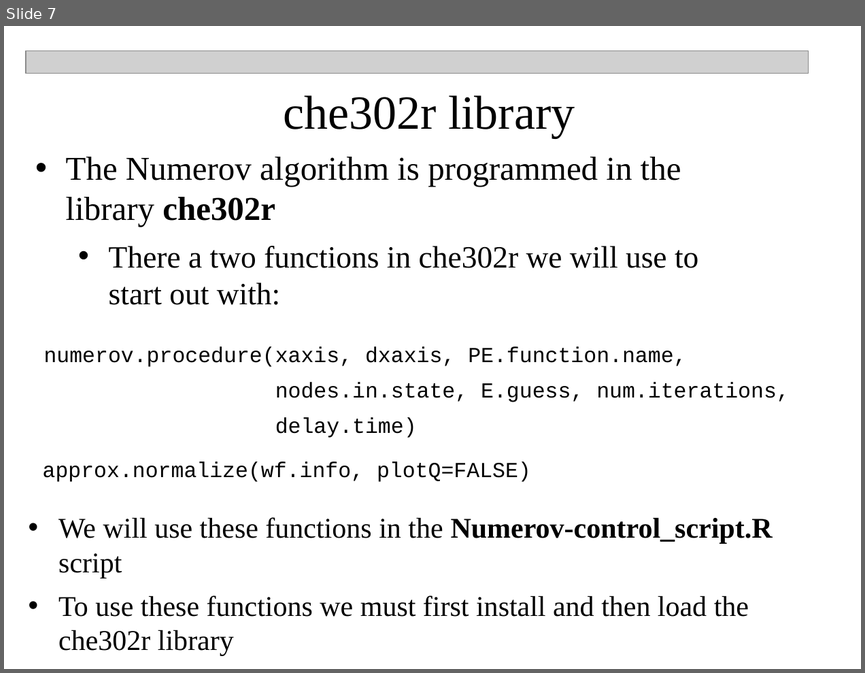
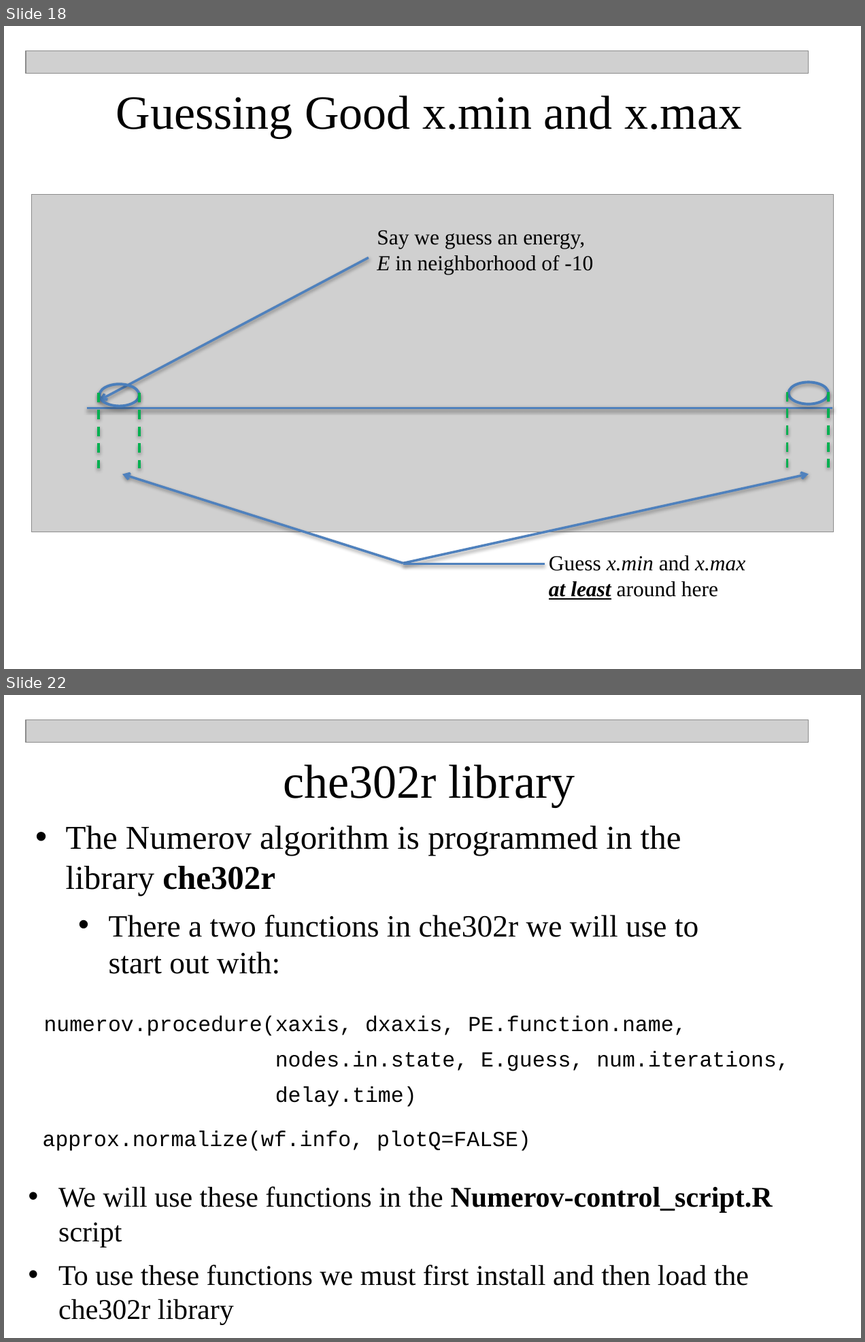
Before and after one commit to npetraco/CHE302, a slide deck: Laboratories/Lab2/Numerov_Workshop.pptx. Shown one above the other, each under a label of ours: slide 7 before the commit, slides 18 and 22 after it; the slides between them are not shown. The pictures are 865x673 and 865x1342 pixels, drawn with LibreOffice and Linux fonts; fonts in the diff are those of the drawing; grey boxes stand for pictures. Boxes give left, top, right and bottom in pixels: in the first picture for what was removed or moved away, otherwise in the second. Text is boxed around its words. In the diff, an @@ line names an element or a change of style, - is before the commit and + after.

```diff
--- a/Laboratories/Lab2/Numerov_Workshop.pptx
+++ b/Laboratories/Lab2/Numerov_Workshop.pptx
@@ slide 18 added at bbox=[4, 26, 861, 669], background #FFFFFF @@
@@ picture added at bbox=[26, 51, 808, 74] @@
@@ text added at bbox=[116, 95, 742, 138], 40 pt, text #000000 @@
+Guessing Good x.min and x.max
@@ picture added at bbox=[31, 194, 834, 531] @@
@@ text added at bbox=[377, 230, 593, 275], 18 pt, text #000000 @@
+Say we guess an energy, E in neighborhood of -10
@@ arrow added from (368, 257) to (99, 399), #4F81BD 2 pt @@
@@ line added from (99, 393) to (99, 468), #00B050 2 pt dashed @@
@@ ellipse added at bbox=[99, 384, 139, 406], outline #4B7EBC 2.25 pt @@
@@ line added from (139, 393) to (139, 468), #00B050 2 pt dashed @@
@@ line added from (787, 392) to (787, 467), #00B050 2 pt dashed @@
@@ ellipse added at bbox=[788, 382, 827, 404], outline #4B7EBC 2.25 pt @@
@@ line added from (828, 392) to (828, 467), #00B050 2 pt dashed @@
@@ line added from (86, 408) to (832, 408), #4F81BD 2 pt @@
@@ arrow added from (403, 563) to (122, 474), #4F81BD 2 pt @@
@@ arrow added from (403, 563) to (808, 474), #4F81BD 2 pt @@
@@ text added at bbox=[549, 555, 745, 599], 18 pt, text #000000 @@
+Guess x.min and x.max at least around here
@@ line added from (403, 564) to (545, 564), #4F81BD 2 pt @@
@@ what was slide 7 is now slide 22 @@
```
Also in this commit, not shown: 2 slides changed, 15 other slides added, 2 slides removed, 1 other file.
